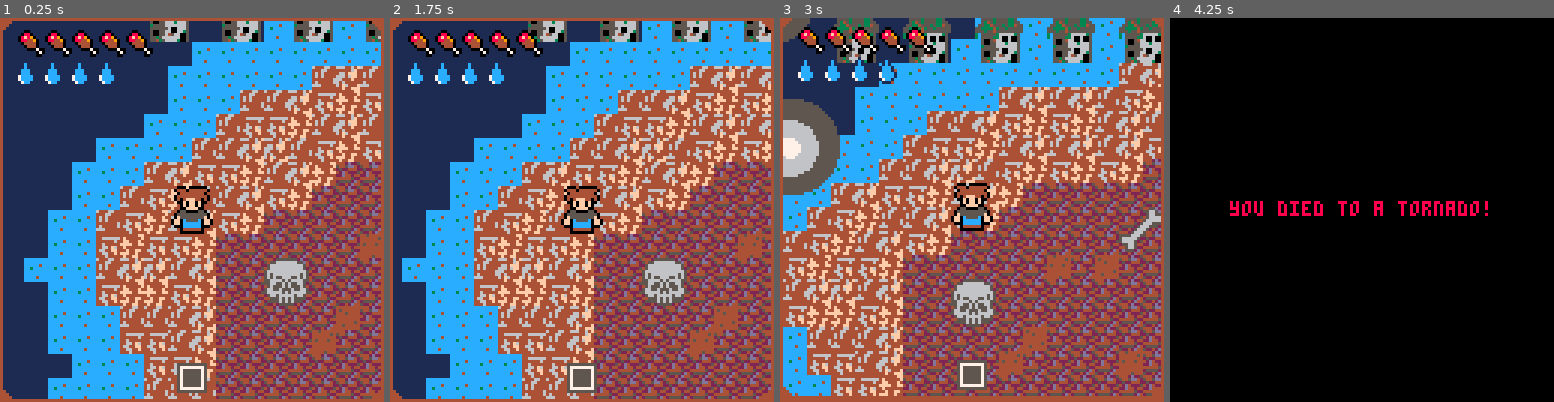
Above: before the commit, frames 1-4 (left to right).
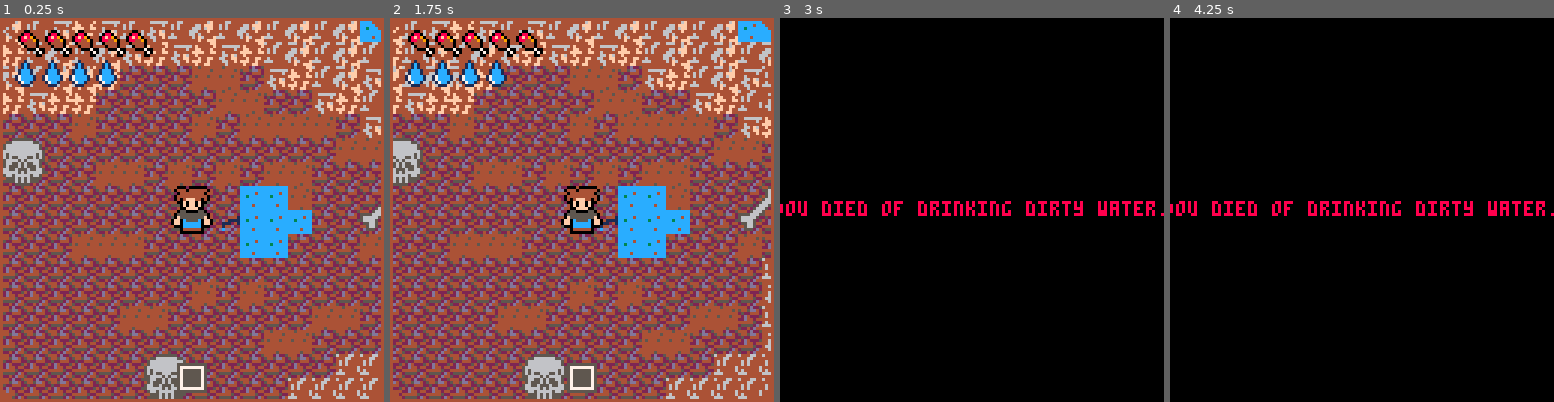
Above: after the commit, the same moments.

Repository: lucaslng/jamhacks-climatastrophe
Game: PICO-8 cartridge climate-collapse.p8
The game is run twice, just before and just after one commit, with the same random seed, the same clock (stepped at 60 frames per second) and the same inputs.
Inputs:
- Up to frame 1 (0.25 s): no input
- Up to frame 2 (1.75 s): tap O (Z key) at 0.7, 1.7 s; hold Right from 1.6 s (still down)
- Up to frame 3 (3 s): release Right at 2.1 s; tap O (Z key) at 2.1, 2.5, 2.9 s; hold Up 2.15-2.42 s; hold Right from 2.47 s (still down)
- Up to frame 4 (4.25 s): release Right at 3.03 s; hold Left 3.08-3.58 s; tap O (Z key) at 3.3, 3.7, 4.1 s; hold Down 3.63-3.97 s; hold Right from 4.02 s (still down)

The runs differ from the first frame. In frame 1, 65% of the frame differs, in the area x 0-100%, y 0-100%; in frame 2, 63%; in frame 3, 98%; in frame 4, 1.7%.

Commit message:
change player spawn location to water

Diff:
--- a/climate-collapse.p8
+++ b/climate-collapse.p8
@@ -55,8 +55,8 @@
 	sfx(0)
 	sfx(1)
 	Player = {
-		x = 200,
-		y = 200,
+		x = 384,
+		y = 208,
 		fx = false,
 		hunger = 5,
 		thirst = 4
